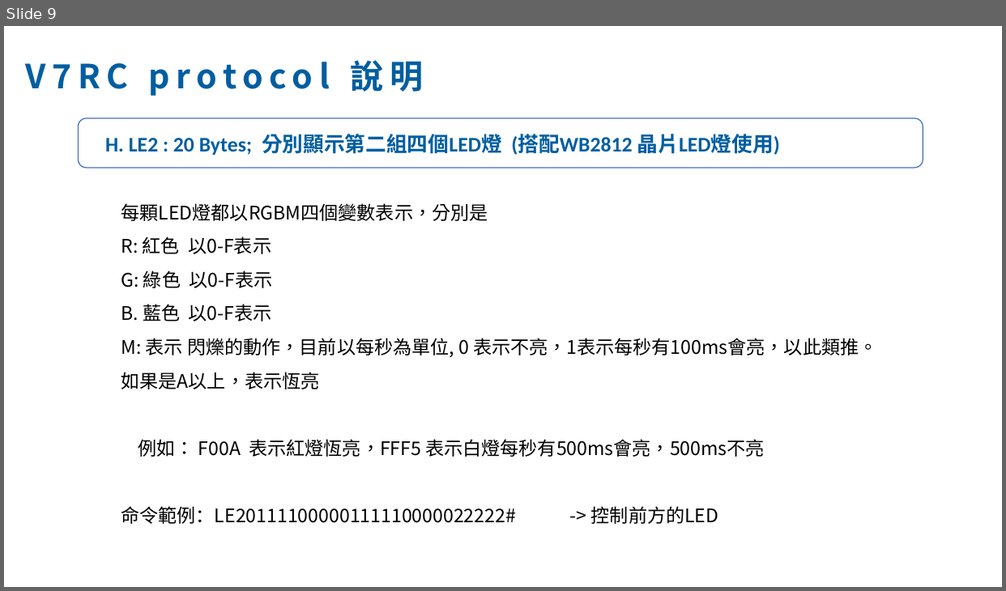
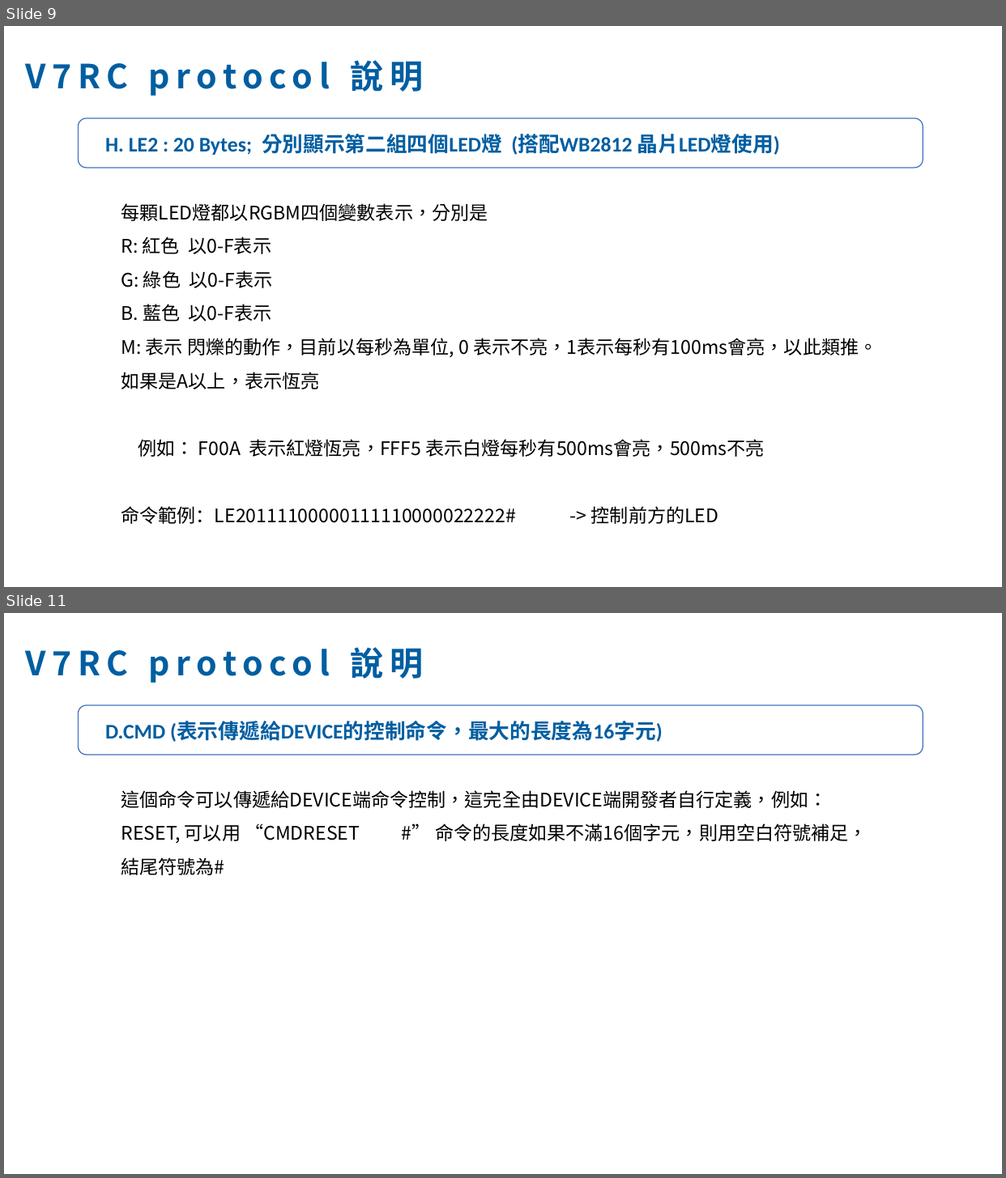
Before and after one commit to v7rc/V7RC-Protocol, a slide deck: V7RC_IO_Command_Protocol.pptx. Shown one above the other, each under a label of ours: slide 9 before the commit, slides 9 and 11 after it; the slides between them are not shown. The pictures are 1006x591 and 1006x1178 pixels, drawn with LibreOffice and Linux fonts; fonts in the diff are those of the drawing. Boxes give left, top, right and bottom in pixels: in the first picture for what was removed or moved away, otherwise in the second. Text is boxed around its words. In the diff, an @@ line names an element or a change of style, - is before the commit and + after.

```diff
--- a/V7RC_IO_Command_Protocol.pptx
+++ b/V7RC_IO_Command_Protocol.pptx
@@ slide 11 added at (4,613,1002,1174), background #FFFFFF @@
@@ text added at (25,647,423,683), 32 pt, text gradient #004272 to #005EA2 to #0070C0 to #00B0F0, bold @@
+V7RC protocol 說明
@@ rounded rectangle added at (78,705,923,755), fill #FFFFFF, outline #4472C4 1 pt @@
@@ text added at (105,722,663,742), 20 pt, text gradient #004272 to #005EA2 to #0070C0 to #00B0F0, bold @@
+D.CMD (表示傳遞給DEVICE的控制命令，最大的長度為16字元)
@@ text added at (121,790,867,843), 18 pt, text #000000 @@
+這個命令可以傳遞給DEVICE端命令控制，這完全由DEVICE端開發者自行定義，例如：RESET, 可以用 “CMDRESET #” 命令的長度如果不滿16個字元，則用空白符號補足，結尾符號為#
```
Also in this commit, not shown: 1 other slide added, 1 other file.
